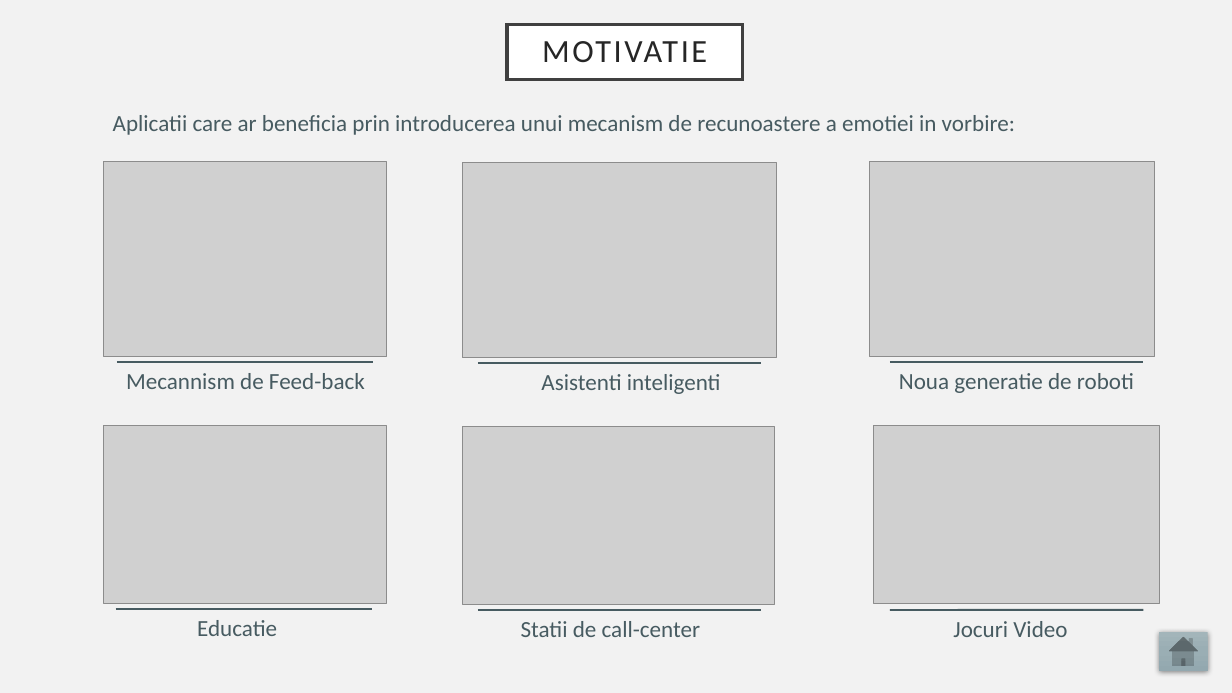
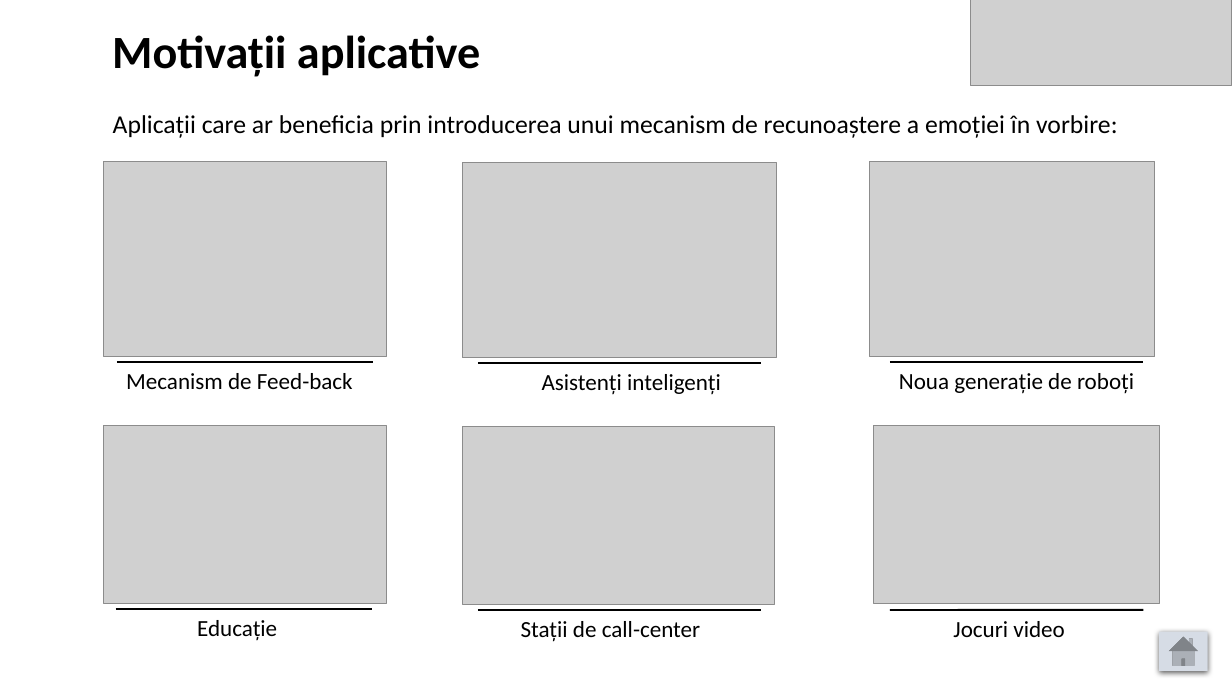
Before and after one commit to raulsteleac/Speech_Emotion_Recognition, a slide deck: slide 5 of LucrareLicenta/PrezentareLucrare.pptx. Drawn at 1232x693 pixels with LibreOffice and Linux fonts; fonts in the diff are those of the drawing; grey boxes stand for pictures. Boxes give left, top, right and bottom in pixels: in the first picture for what was removed or moved away, otherwise in the second. Text is boxed around its words. In the diff, an @@ line names an element or a change of style, - is before the commit and + after.

```diff
--- a/LucrareLicenta/PrezentareLucrare.pptx
+++ b/LucrareLicenta/PrezentareLucrare.pptx
@@ background #F2F2F2 to #FFFFFF @@
@@ title removed at box(507, 24, 743, 79) @@
-MOTIVATIE
@@ picture added at box(970, 0, 1232, 86) @@
@@ text added at box(112, 35, 480, 77), 36 pt, text #000000, bold @@
+Motivații aplicative
@@ text at box(113, 115, 1118, 138): text changed; size 18 to 20 pt; text colour #475B61 to #000000 @@
-Aplicatii care ar beneficia prin introducerea unui mecanism de recunoastere a emotiei in vorbire:
+Aplicații care ar beneficia prin introducerea unui mecanism de recunoaștere a emoției în vorbire:
@@ line (117, 362) - (372, 362): stroke #475B61 1.5 pt to #000000 1.5 pt @@
@@ text at box(126, 373, 353, 389): text changed; text colour #475B61 to #000000 @@
-Mecannism de Feed-back
+Mecanism de Feed-back
@@ line (478, 363) - (761, 363): stroke #475B61 1.5 pt to #000000 1.5 pt @@
@@ text at box(542, 374, 721, 394): text changed; text colour #475B61 to #000000 @@
-Asistenti inteligenti
+Asistenți inteligenți
@@ line (890, 362) - (1143, 362): stroke #475B61 1.5 pt to #000000 1.5 pt @@
@@ text at box(899, 373, 1134, 394): text changed; text colour #475B61 to #000000 @@
-Noua generatie de roboti
+Noua generație de roboți
@@ line (116, 609) - (372, 609): stroke #475B61 1.5 pt to #000000 1.5 pt @@
@@ text at box(197, 620, 277, 640): text changed; text colour #475B61 to #000000 @@
-Educatie
+Educație
@@ line (478, 610) - (761, 610): stroke #475B61 1.5 pt to #000000 1.5 pt @@
@@ text at box(521, 621, 700, 642): text changed; text colour #475B61 to #000000 @@
-Statii de call-center
+Stații de call-center
@@ line (890, 610) - (1143, 610): stroke #475B61 1.5 pt to #000000 1.5 pt @@
@@ text at box(953, 621, 1064, 637): text changed; text colour #475B61 to #000000 @@
-Jocuri Video
+Jocuri video
@@ action button home at box(1160, 632, 1208, 671): fill gradient #A3B5BB to #9BAFB5 to #93A9AF to #D6DCE5; shadow changed @@
```
Also in this commit, not shown: 5 other slides changed, 10 slides added, 6 slides removed, 1 other file.
